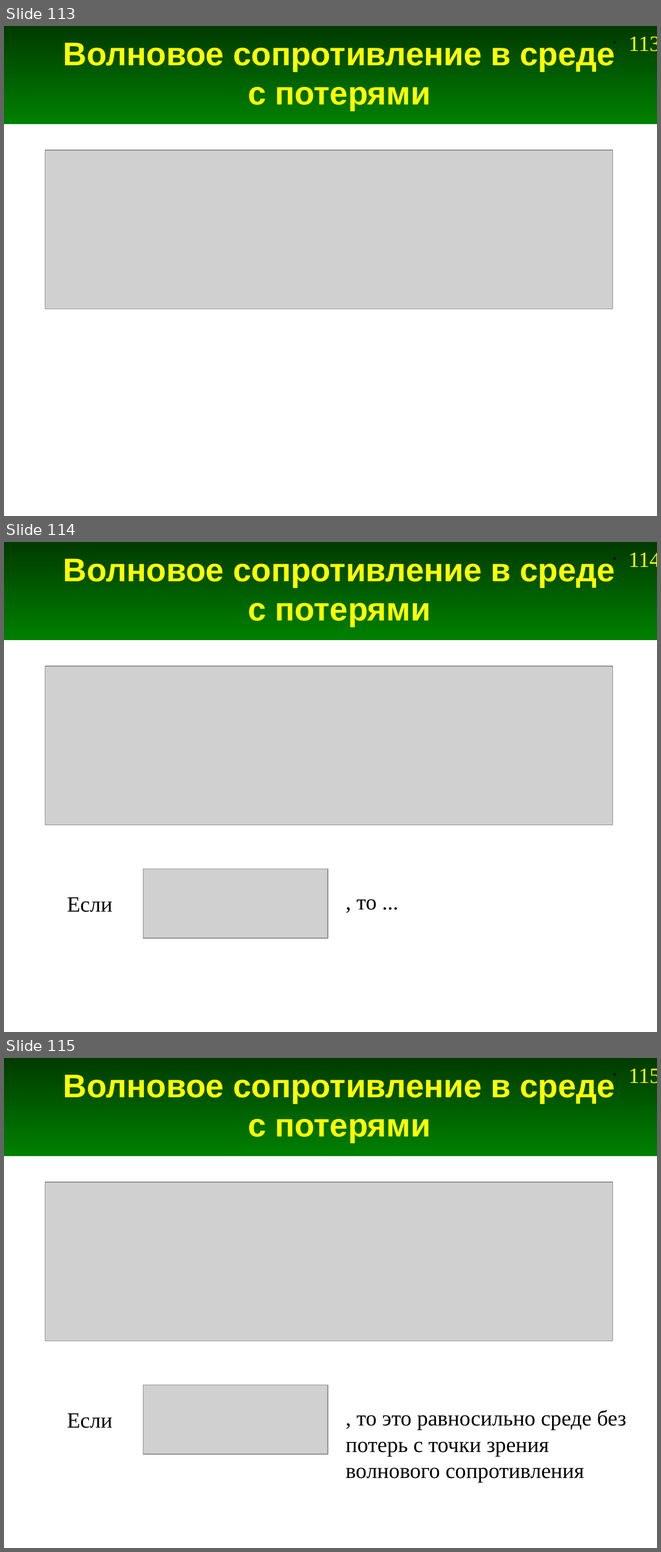
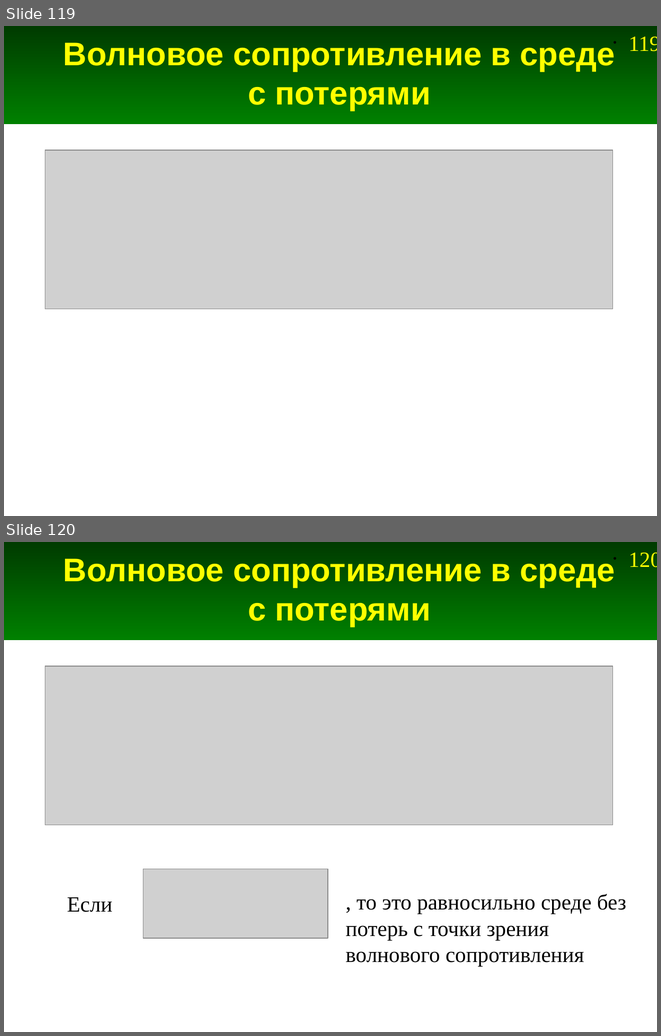
Before and after one commit to andris0147sv/modelling, a slide deck: presentations/2. FDTD.odp. Shown one above the other, each under a label of ours: slides 113, 114 and 115 before the commit, slides 119 and 120 after it. The pictures are 661x1552 and 661x1036 pixels, drawn with LibreOffice and Linux fonts; fonts in the diff are those of the drawing; grey boxes stand for pictures. Boxes give left, top, right and bottom in pixels: in the first picture for what was removed or moved away, otherwise in the second. Text is boxed around its words. In the diff, an @@ line names an element or a change of style, - is before the commit and + after.

```diff
--- a/presentations/2. FDTD.odp
+++ b/presentations/2. FDTD.odp
@@ slide 114 removed at [4, 542, 657, 1032], background #FFFFFF; not listed: 2 template elements that a slide beside it also shows @@
@@ title removed at [63, 557, 615, 627] @@
-Волновое сопротивление в среде с потерями
@@ picture removed at [45, 666, 612, 824] @@
@@ picture removed at [143, 869, 328, 938] @@
@@ text removed at [67, 897, 113, 912] @@
-Если
@@ text removed at [356, 899, 377, 910] @@
-, то ...
@@ what was slide 113 is now slide 119 @@
@@ page number at [628, 36, 657, 51]: text changed @@
-• 113
+• 119
@@ what was slide 115 is now slide 120 @@
@@ page number at [628, 552, 657, 567]: text changed @@
-• 115
+• 120
```
Also in this commit, not shown: 11 slides changed, 6 slides added, 5 other files.
